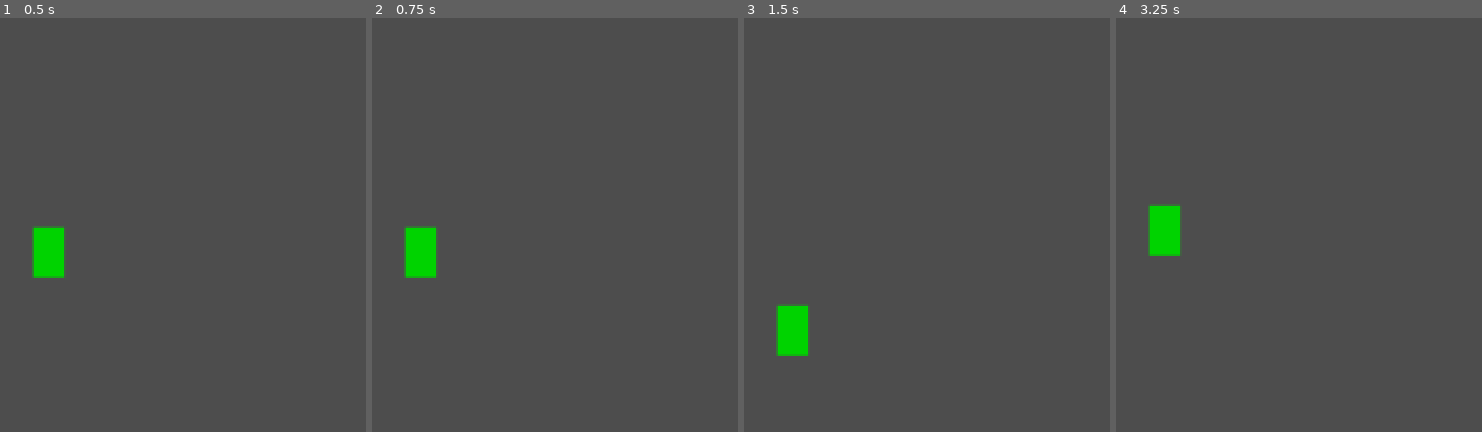
Above: before the commit, frames 1-4 (left to right).
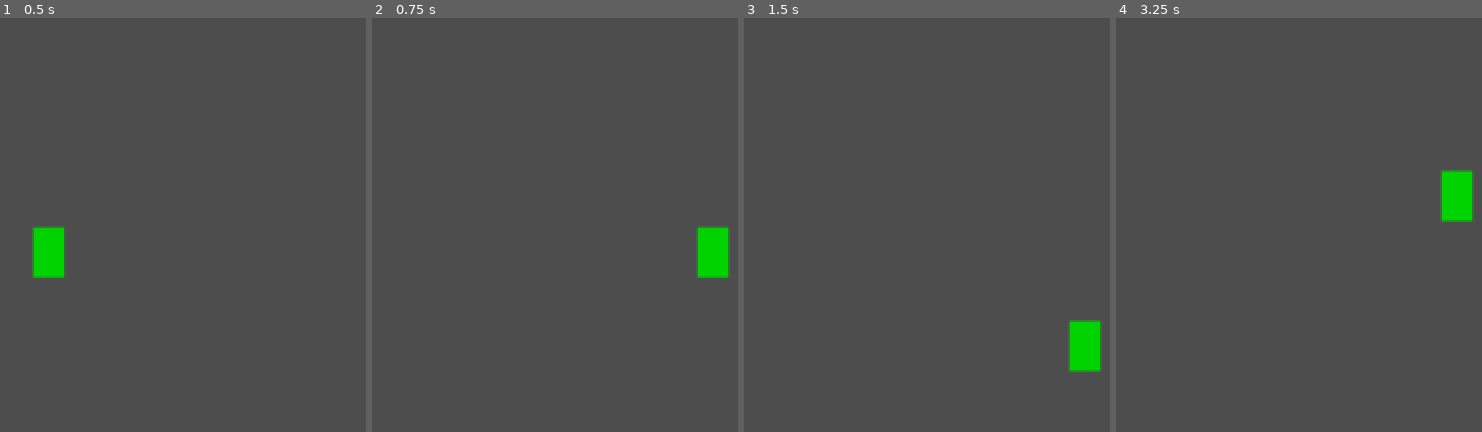
Above: after the commit, the same moments.

Repository: AndrewJDGalga/godot-simpleshooter
Game: Godot game, scene res://lv/test_space.tscn
Two runs of this game, one before a commit and one after it. Both use one fixed random seed, a clock stepped at 60 frames per second and the inputs below. The project has no main scene, so this scene is started directly.
Inputs:
- Up to frame 1 (0.5 s): no input
- Up to frame 2 (0.75 s): tap Enter at 0.5 s; hold . (boost_right, bound only after the commit) from 0.53 s (still down); tap Ctrl (fire_missile) at 0.6 s
- Up to frame 3 (1.5 s): tap Space (fire_laser) at 1.25, 1.35 s; release . (boost_right, bound only after the commit) at 1.28 s; hold Down (down) from 1.28 s (still down)
- Up to frame 4 (3.25 s): tap Ctrl (fire_missile) at 1.55, 2.1, 2.85 s; tap Enter at 2 s; release Down (down) at 2.03 s; hold . (boost_right, bound only after the commit) 2.03-2.78 s; tap Space (fire_laser) at 2.75 s; hold W (up) from 2.78 s (still down)

Frame 1 is identical in both runs. In frame 2, 2.3% of the frame differs, in the area x 8-98%, y 50-63%; in frame 3, 2.3%; in frame 4, 2.3%.
Error before the commit: Invalid call. Nonexistent function 'enableLaser' in base 'Nil'. (res://entity/entityScripts/player_base.gd:15)

Commit message:
trying out a blinkboost. I don't like how the movement currently feels. There's a problem stemming from widescreen, where horizontal movement feels slow versus vertical. Also not a fan of current movespeed: seems excessively large value, but move_and_collide appears to expect dt so keeping it for now.

Diff:
--- a/entity/entityScripts/entity.gd
+++ b/entity/entityScripts/entity.gd
@@ -6,5 +6,5 @@
 @export var base_health:int = 1
 @export var base_shield:int = 3
 
-func hurt(amt):
-	pass
+#func hurt(amt):
+	#pass
--- a/entity/entityScripts/player_base.gd
+++ b/entity/entityScripts/player_base.gd
@@ -6,10 +6,6 @@
 var missile_targeting:RayCast2D = null
 var laser:RayCast2D = null
 
-func _ready():
-	missile_targeting = $missile_targeting
-	laser = $player_laser
-
 func laserHandler():
 	if Input.is_action_just_pressed("fire_laser"):
 		laser.enableLaser()
--- a/entity/entityScripts/player_space.gd
+++ b/entity/entityScripts/player_space.gd
@@ -1,5 +1,6 @@
 extends Player
 
+@export var boost_speed = 200.0
 var screen_limit:Vector2 = Vector2.ZERO
 var sprite = null
 var top_limit = 0
@@ -12,28 +13,38 @@
 	screen_limit = Vector2( \
 		ProjectSettings.get_setting("display/window/size/viewport_width"), \
 		ProjectSettings.get_setting("display/window/size/viewport_height"))
-
 	sprite = $temp_vid_bod
 	top_limit = -screen_limit.y + sprite.size.y * 2
 	bottom_limit = sprite.size.y/2
-	#side_limit = -screen_limit.x/2 + sprite.size.y/2
 	left_limit = -screen_limit.x/2 + sprite.size.y/2
 	right_limit = screen_limit.x/2 - sprite.size.y/2
+	laser = $player_laser
 
 func _physics_process(delta):
+	lock_to_screen()
 	movement(delta)
 	laserHandler()
+	boost_left()
+	boost_right()
 
-	if Input.is_action_just_pressed("fire_missile"):
-		pass
+	move_and_collide(velocity)
+
+func lock_to_screen():
+	global_position.x = clamp(position.x, left_limit, right_limit)
+	global_position.y = clamp(position.y, top_limit, bottom_limit)
 
 func movement(dt):
-	global_position.x = clamp(position.x, left_limit, right_limit)
-	global_position.y = clamp(position.y, top_limit, bottom_limit)
 	var dir = Vector2(Input.get_action_strength("right") - \
 	Input.get_action_strength("left"), Input.get_action_strength("down") - \
 	Input.get_action_strength("up"))
+	dir = dir.normalized()
 	velocity = move_speed * dir * dt
-	move_and_collide(velocity)
-	#position.clamp(-screen_limit, screen_limit)
-	#print(position)
+
+func boost_left():
+	if Input.is_action_just_pressed("boost_left"):
+		velocity.x -= boost_speed
+		print(velocity)
+
+func boost_right():
+	if Input.is_action_just_pressed("boost_right"):
+		velocity.x += boost_speed
--- a/lv/test_space.tscn
+++ b/lv/test_space.tscn
@@ -10,6 +10,7 @@
 position = Vector2(309, -83)
 collision_layer = 1
 collision_mask = 1
+move_speed = 300.0
 
 [node name="Camera2D" type="Camera2D" parent="."]
 position = Vector2(0, -256)
--- a/project.godot
+++ b/project.godot
@@ -52,8 +52,8 @@
 }
 shield_control={
 "deadzone": 0.5,
-"events": [Object(InputEventKey,"resource_local_to_scene":fa …(140 unchanged characters)… d":false,"keycode":0,"physical_keycode":4194325,"key_label":0,"unicode":0,"echo":false,"script":null)
-, Object(InputEventKey,"resource_local_to_scene":false,"resource_name":"","device":-1,"window_id":0,"alt_pressed":false,"shift_pressed":false,"ctrl_pressed":false,"meta_pressed":false,"pressed":false,"keycode":0,"physical_keycode":90,"key_label":0,"unicode":122,"echo":false,"script":null)
+"events": [Object(InputEventKey,"resource_local_to_scene":fa …(140 unchanged characters)… d":false,"keycode":0,"physical_keycode":90,"key_label":0,"unicode":122,"echo":false,"script":null)
+, Object(InputEventKey,"resource_local_to_scene":false,"resource_name":"","device":-1,"window_id":0,"alt_pressed":false,"shift_pressed":false,"ctrl_pressed":false,"meta_pressed":false,"pressed":false,"keycode":0,"physical_keycode":4194325,"key_label":0,"unicode":0,"echo":false,"script":null)
 ]
 }
 fire_laser={
@@ -68,6 +68,16 @@
 , Object(InputEventKey,"resource_local_to_scene":false,"resource_name":"","device":-1,"window_id":0,"alt_pressed":false,"shift_pressed":false,"ctrl_pressed":false,"meta_pressed":false,"pressed":false,"keycode":0,"physical_keycode":67,"key_label":0,"unicode":99,"echo":false,"script":null)
 ]
 }
+boost_right={
+"deadzone": 0.5,
+"events": [Object(InputEventKey,"resource_local_to_scene":false,"resource_name":"","device":-1,"window_id":0,"alt_pressed":false,"shift_pressed":false,"ctrl_pressed":false,"meta_pressed":false,"pressed":false,"keycode":0,"physical_keycode":46,"key_label":0,"unicode":46,"echo":false,"script":null)
+]
+}
+boost_left={
+"deadzone": 0.5,
+"events": [Object(InputEventKey,"resource_local_to_scene":false,"resource_name":"","device":-1,"window_id":0,"alt_pressed":false,"shift_pressed":false,"ctrl_pressed":false,"meta_pressed":false,"pressed":false,"keycode":0,"physical_keycode":44,"key_label":0,"unicode":44,"echo":false,"script":null)
+]
+}
 
 [layer_names]
 
